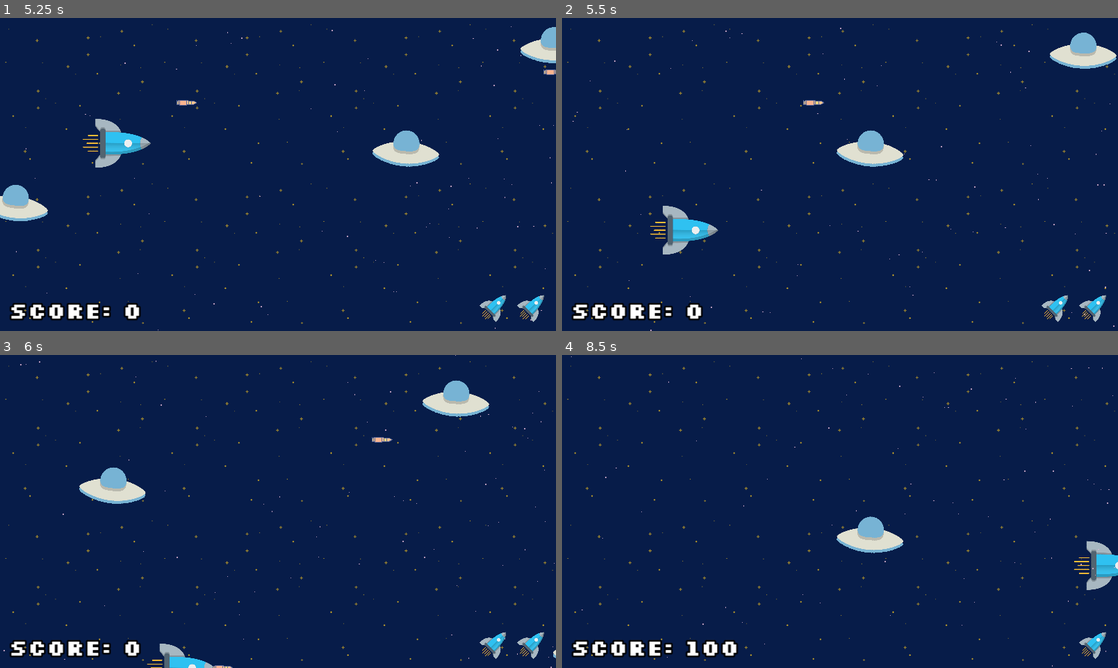
Above: before the commit, frames 1-4 (two rows, left to right).
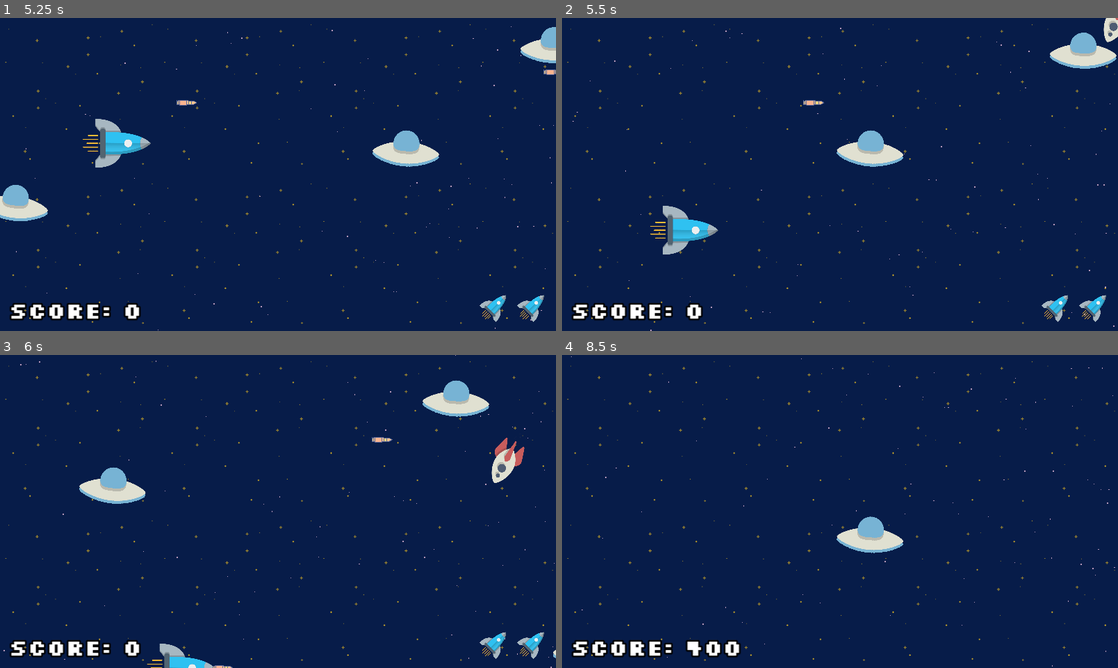
Above: after the commit, the same moments.

Repository: pangeon/V-Galaga
Game: Godot game, scene res://scenes/game.tscn
Same seed, same stepped clock (60 frames per second), same inputs: the game is played once before the commit and once after it.
Inputs:
- Up to frame 1 (5.25 s): hold Right (right) 0.53-1.28 s; tap Ctrl (action) every 0.75 s from 0.6 to 5.1 s; hold Down (down) 1.28-2.03 s; hold Right (right) 2.03-2.78 s; hold Up (up) 2.78-3.53 s; hold Left (left) 3.53-5.03 s; hold Down (down) from 5.03 s (still down)
- Up to frame 2 (5.5 s): keep holding Down (down)
- Up to frame 3 (6 s): release Down (down) at 5.78 s; hold Right (right) from 5.78 s (still down); tap Ctrl (action) at 5.85 s
- Up to frame 4 (8.5 s): release Right (right) at 6.53 s; hold Up (up) 6.53-7.28 s; tap Ctrl (action) at 6.6, 7.35, 8.1 s; hold Right (right) 7.28-8.03 s; hold Down (down) from 8.03 s (still down)

Frame 1 is identical in both runs. In frame 2, 0.2% of the frame differs, in the area x 97-100%, y 0-8%; in frame 3, 0.5%; in frame 4, 1.2%, in the area x 22-100%, y 59-98%.

Commit message:
Version 1.3 - add new rocket enemy

Diff:
--- a/project.godot
+++ b/project.godot
@@ -60,3 +60,4 @@
 2d_physics/layer_2="enemy"
 2d_physics/layer_3="rocket"
 2d_physics/layer_4="enemy_cleaner"
+2d_physics/layer_5="rocket_enemy"
--- a/scenes/enemy_spawner.tscn
+++ b/scenes/enemy_spawner.tscn
@@ -28,4 +28,9 @@
 [node name="Timer" type="Timer" parent="."]
 autostart = true
 
+[node name="RocketEnemyTimeSpawner" type="Timer" parent="."]
+wait_time = 5.0
+autostart = true
+
 [connection signal="timeout" from="Timer" to="." method="_on_timer_timeout"]
+[connection signal="timeout" from="RocketEnemyTimeSpawner" to="." method="_on_rocket_enemy_time_spawner_timeout"]
--- a/scenes/game.tscn
+++ b/scenes/game.tscn
@@ -78,6 +78,7 @@
 
 [connection signal="collision_with_enemy" from="Player" to="." method="_on_player_collision_with_enemy"]
 [connection signal="enemy_spawned" from="EnemySpawner" to="." method="_on_enemy_spawner_enemy_spawned"]
+[connection signal="rocket_enemy_spawned" from="EnemySpawner" to="." method="_on_enemy_spawner_rocket_enemy_spawned"]
 [connection signal="area_entered" from="EnemyCleaner" to="." method="_on_enemy_cleaner_area_entered"]
 
 [editable path="Player"]
--- a/scenes/player.tscn
+++ b/scenes/player.tscn
@@ -8,7 +8,7 @@
 height = 118.0
 
 [node name="Player" type="CharacterBody2D"]
-collision_mask = 2
+collision_mask = 18
 script = ExtResource("1_n63av")
 
 [node name="Sprite2D" type="Sprite2D" parent="."]
--- a/scenes/rocket.tscn
+++ b/scenes/rocket.tscn
@@ -9,7 +9,7 @@
 
 [node name="Rocket" type="Area2D"]
 collision_layer = 4
-collision_mask = 2
+collision_mask = 18
 script = ExtResource("1_oho3g")
 
 [node name="Sprite2D" type="Sprite2D" parent="."]
--- /dev/null
+++ b/scenes/rocket_enemy.tscn
@@ -0,0 +1,25 @@
+[gd_scene load_steps=4 format=3 uid="uid://cig0dgxs2fa3p"]
+
+[ext_resource type="Script" path="res://scripts/rocket_enemy.gd" id="1_fjxmy"]
+[ext_resource type="Texture2D" uid="uid://ksiywur80nxb" path="res://assets/alien_rocket.png" id="1_yq4k6"]
+
+[sub_resource type="CapsuleShape2D" id="CapsuleShape2D_a5snj"]
+radius = 80.0
+height = 252.0
+
+[node name="RocketEnemy" type="Area2D"]
+collision_layer = 16
+script = ExtResource("1_fjxmy")
+
+[node name="Sprite2D" type="Sprite2D" parent="."]
+rotation = 0.785398
+scale = Vector2(0.3, 0.3)
+texture = ExtResource("1_yq4k6")
+
+[node name="CollisionShape2D" type="CollisionShape2D" parent="."]
+position = Vector2(12, -1.19209e-07)
+rotation = 1.5708
+scale = Vector2(0.3, 0.3)
+shape = SubResource("CapsuleShape2D_a5snj")
+
+[connection signal="body_entered" from="." to="." method="_on_body_entered"]
--- /dev/null
+++ b/scenes/rocket_enemy_path.tscn
@@ -0,0 +1,21 @@
+[gd_scene load_steps=4 format=3 uid="uid://c6eontfk74thq"]
+
+[ext_resource type="PackedScene" uid="uid://cig0dgxs2fa3p" path="res://scenes/rocket_enemy.tscn" id="1_6wcjn"]
+[ext_resource type="Script" path="res://scripts/rocket_enemy_path.gd" id="1_mwc1a"]
+
+[sub_resource type="Curve2D" id="Curve2D_66fxq"]
+_data = {
+"points": PackedVector2Array(0, 0, 0, 0, 1440, -327, 126.479, -169.897, -126.479, 169.897, 1156, 280, 290.713, -230.305, -290.713, 230.305, 627, 189, 354.897, 320.917, -354.897, -320.917, -84, 157)
+}
+point_count = 4
+
+[node name="RocketEnemyPath" type="Path2D"]
+position = Vector2(-66, 85)
+curve = SubResource("Curve2D_66fxq")
+script = ExtResource("1_mwc1a")
+
+[node name="PathFollow2D" type="PathFollow2D" parent="."]
+position = Vector2(1440, -327)
+rotation = 2.00841
+
+[node name="RocketEnemy" parent="PathFollow2D" instance=ExtResource("1_6wcjn")]
--- a/scripts/enemy_spawner.gd
+++ b/scripts/enemy_spawner.gd
@@ -1,8 +1,11 @@
 extends Node2D
 
 signal enemy_spawned(enemy_instance)
+signal rocket_enemy_spawned(enemy_rocket_instance)
 
 const enemy_scene = preload("res://scenes/enemy.tscn")
+const path_enemy_rocket_scene = preload("res://scenes/rocket_enemy_path.tscn")
+
 @onready var spawn_positions_container: Node2D = $SpawnPositions
 
 func _on_timer_timeout() -> void:
@@ -15,3 +18,10 @@
 	var enemy_instance = enemy_scene.instantiate()
 	enemy_instance.global_position = random_position.global_position
 	emit_signal("enemy_spawned", enemy_instance)
+
+func _on_rocket_enemy_time_spawner_timeout():
+	spawn_rocket_enemy()
+
+func spawn_rocket_enemy():
+	var rocket_enemy_instance = path_enemy_rocket_scene.instantiate()
+	emit_signal("rocket_enemy_spawned", rocket_enemy_instance)
--- a/scripts/game.gd
+++ b/scripts/game.gd
@@ -45,6 +45,15 @@
 	get_tree().quit()
 
 func _on_enemy_died() -> void:
-	score += 100 # when rocket hit player but not hit player
+	score += 100
 	hud.update_score_ui(score)
 	enemy_dead_sound.play()
+
+func _on_rocket_enemy_died() -> void:
+	score += 400
+	hud.update_score_ui(score)
+	enemy_dead_sound.play()
+
+func _on_enemy_spawner_rocket_enemy_spawned(enemy_rocket_instance):
+	add_child(enemy_rocket_instance)
+	enemy_rocket_instance.rocket_enemy.connect("update_score", _on_rocket_enemy_died)
--- /dev/null
+++ b/scripts/rocket_enemy.gd
@@ -0,0 +1,11 @@
+extends Area2D
+
+signal update_score
+
+func die() -> void:
+	emit_signal("update_score")
+	queue_free()
+
+func _on_body_entered(body) -> void:
+	body.hurt_player()
+	die()
--- /dev/null
+++ b/scripts/rocket_enemy_path.gd
@@ -0,0 +1,12 @@
+extends Path2D
+
+@onready var enemy_rocket_path = $PathFollow2D
+@onready var rocket_enemy = $PathFollow2D/RocketEnemy
+
+func _ready():
+	enemy_rocket_path.set_progress_ratio(0)
+
+func _process(delta):
+	enemy_rocket_path.progress_ratio += 0.25 * delta
+	if enemy_rocket_path.progress_ratio > 0.94:
+		queue_free()
Binary file added: assets/alien_rocket.png
Not shown, added: assets/alien_rocket.png.import
Not shown, changed: README.md
